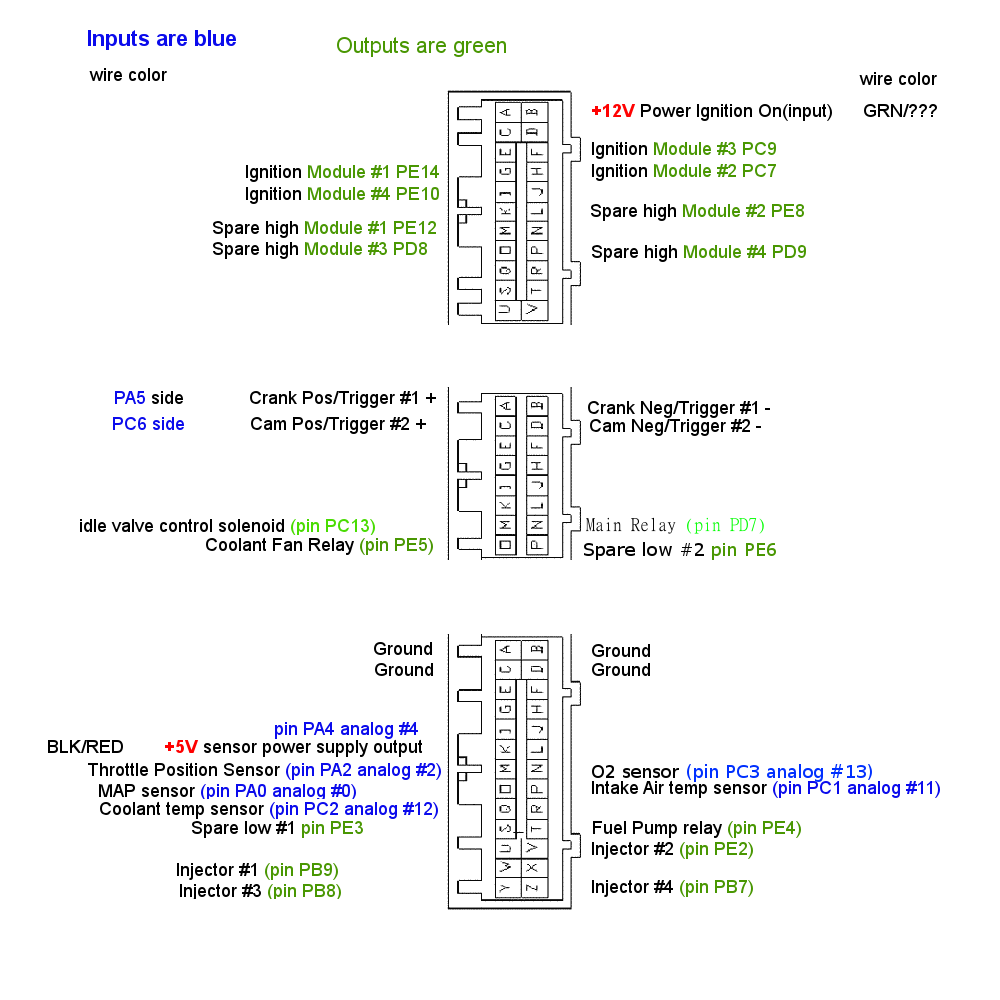
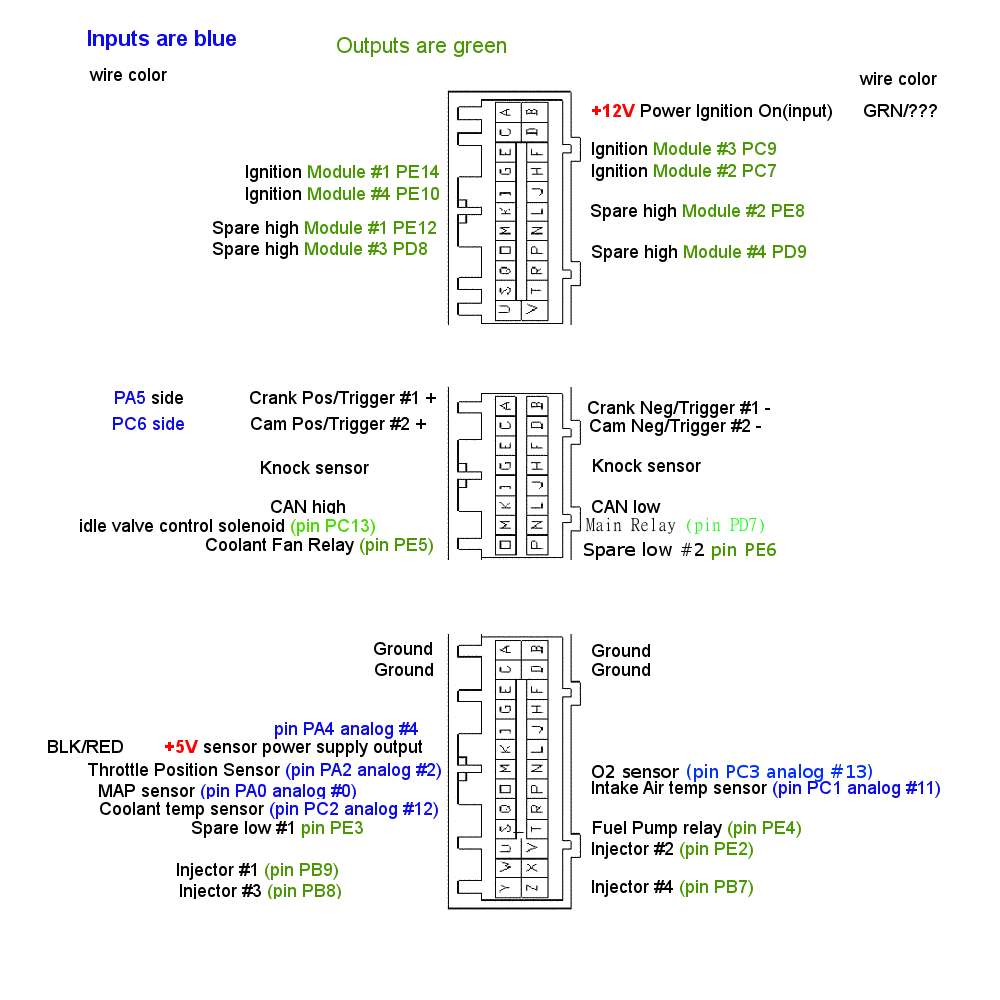
The second 1000px x 1000px image is a revision of the first. Changes to its layers:
added layer "CAN low" above "CAN high" over [592, 500, 661, 513]
added layer "CAN high" above "Knock sensor" over [271, 500, 345, 514]
added layer "Knock sensor" (1st of 2) above "Knock sensor" over [261, 461, 369, 474]
added layer "Knock sensor" (2nd of 2) above "Crank Neg/Trigger..." over [593, 459, 701, 472]
painted on "idle valve control so..." over [294, 535, 372, 536]
